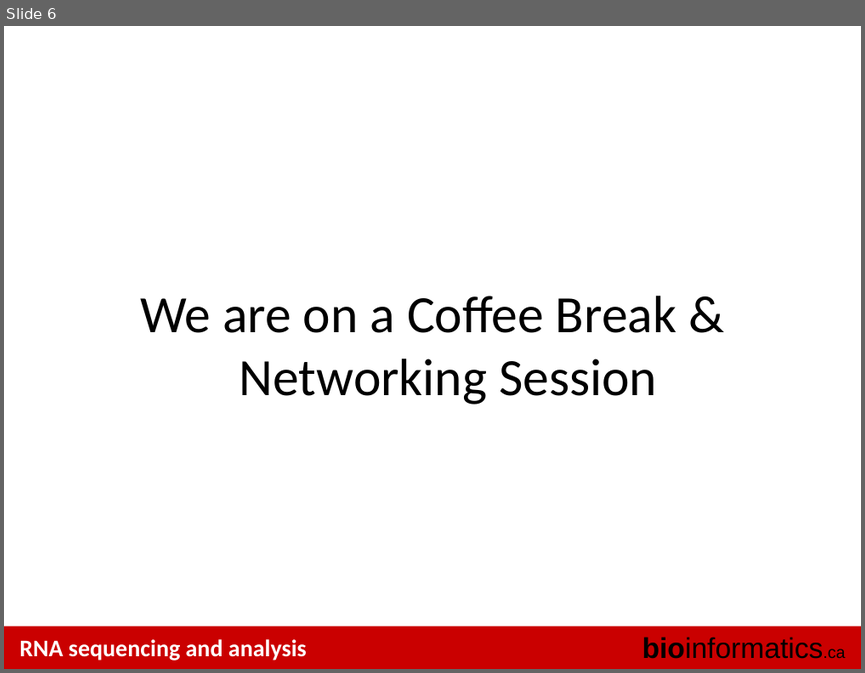
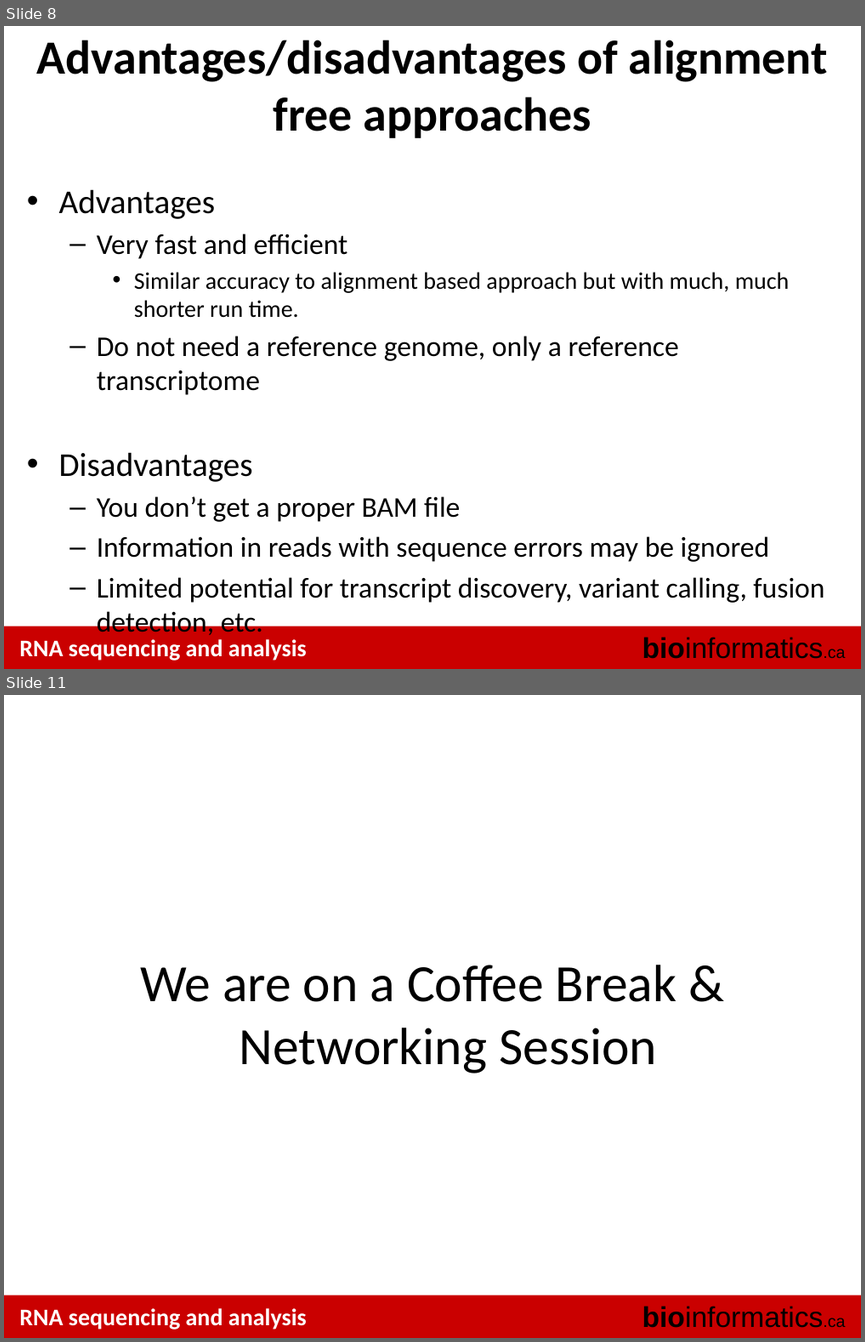
Before and after one commit to griffithlab/rnaseq_tutorial_wiki, a slide deck: LectureFiles/cbw/2018/RNASeq_Module4_Lecture.pptx. Shown one above the other, each under a label of ours: slide 6 before the commit, slides 8 and 11 after it; the slides between them are not shown. The pictures are 865x673 and 865x1342 pixels, drawn with LibreOffice and Linux fonts; fonts in the diff are those of the drawing. Boxes give left, top, right and bottom in pixels: in the first picture for what was removed or moved away, otherwise in the second. Text is boxed around its words. In the diff, an @@ line names an element or a change of style, - is before the commit and + after.

Commit message:
update module 4 on alignment free methods

```diff
--- a/LectureFiles/cbw/2018/RNASeq_Module4_Lecture.pptx
+++ b/LectureFiles/cbw/2018/RNASeq_Module4_Lecture.pptx
@@ slide 8 added at [4,26,861,669], background #FFFFFF; not listed: 3 template elements that a slide beside it also shows @@
@@ title added at [37,40,828,138], 40 pt, text #000000, bold @@
+Advantages/disadvantages of alignment free approaches
@@ text added at [59,189,824,638], 24 pt, text #000000 @@
+• Advantages
+  – Very fast and efficient
+    • Similar accuracy to alignment based approach but with much, much shorter run time.
+  – Do not need a reference genome, only a reference transcriptome
+• Disadvantages
+  – You don’t get a proper BAM file
+  – Information in reads with sequence errors may be ignored
+  – Limited potential for transcript discovery, variant calling, fusion detection, etc.
@@ what was slide 6 is now slide 11 @@
```
Also in this commit, not shown: 1 slide changed, 4 other slides added, 1 other file.
